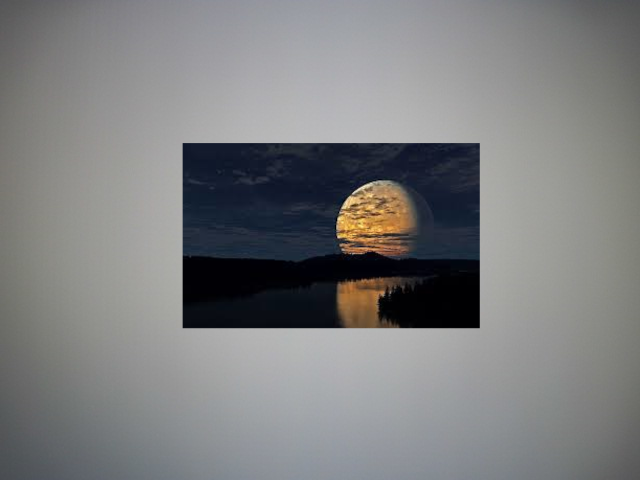
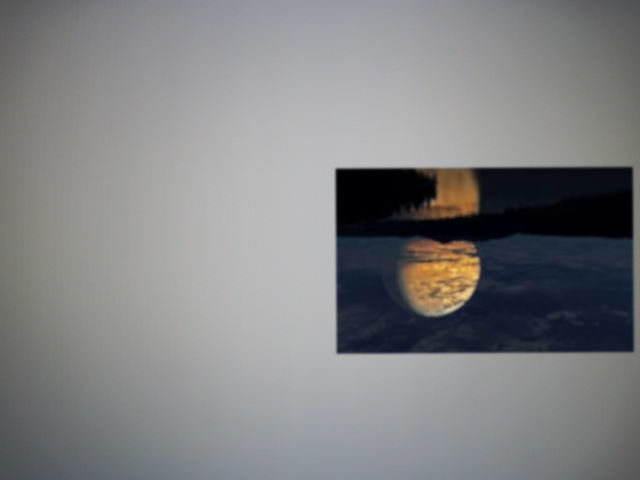
Layers edited between the first and the second 640px x 480px image:
painted on "img_moon.jpeg" over box(182, 143, 636, 356)
